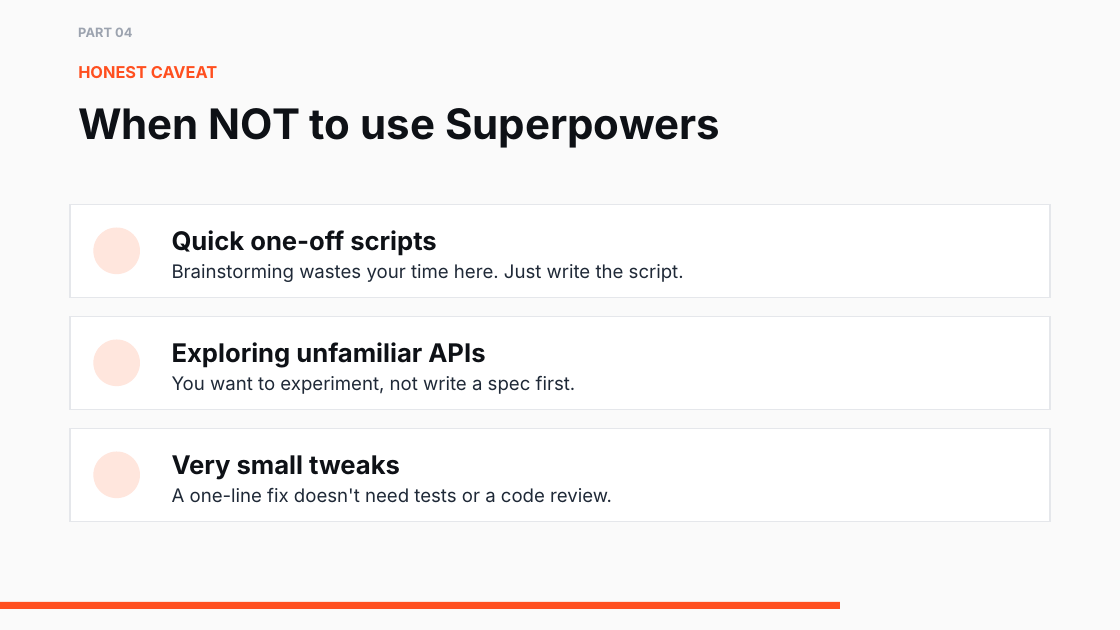
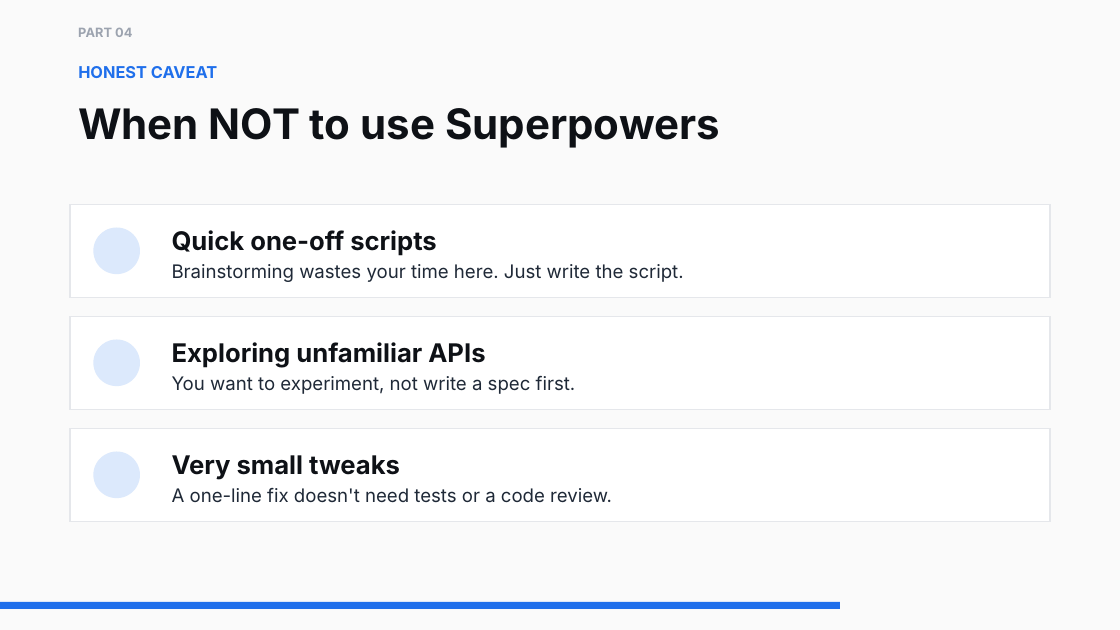
Before and after one commit to kbagher/agentic-coding-workshop, a slide deck: slide 21 of Agentic Coding.pptx. Drawn at 1120x630 pixels with LibreOffice and Linux fonts; fonts in the diff are those of the drawing. Boxes give left, top, right and bottom in pixels: in the first picture for what was removed or moved away, otherwise in the second. Text is boxed around its words. In the diff, an @@ line names an element or a change of style, - is before the commit and + after.

```diff
--- a/Agentic Coding.pptx
+++ b/Agentic Coding.pptx
@@ text "HONEST CAVEAT" at [78, 66, 217, 78]: text colour #FF4F1F to #1F6FEB @@
@@ text colour #FF4F1F to #1F6FEB; alignment left to centre; fill #FFE6DD to #DCE9FC in 3 elements at [93, 228, 140, 275], [93, 339, 140, 386], [93, 452, 140, 499] @@
@@ rectangle at [0, 602, 840, 609]: fill #FF4F1F to #1F6FEB @@
```
Also in this commit, not shown: 22 other slides changed, 9 other files.
